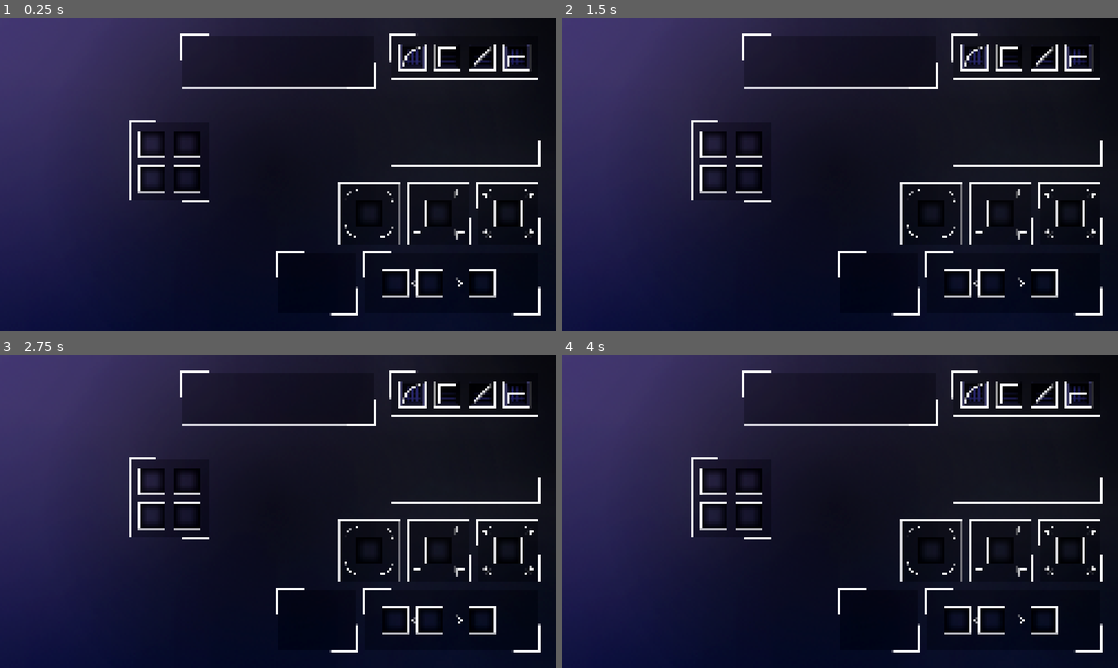
Above: before the commit, frames 1-4 (two rows, left to right).
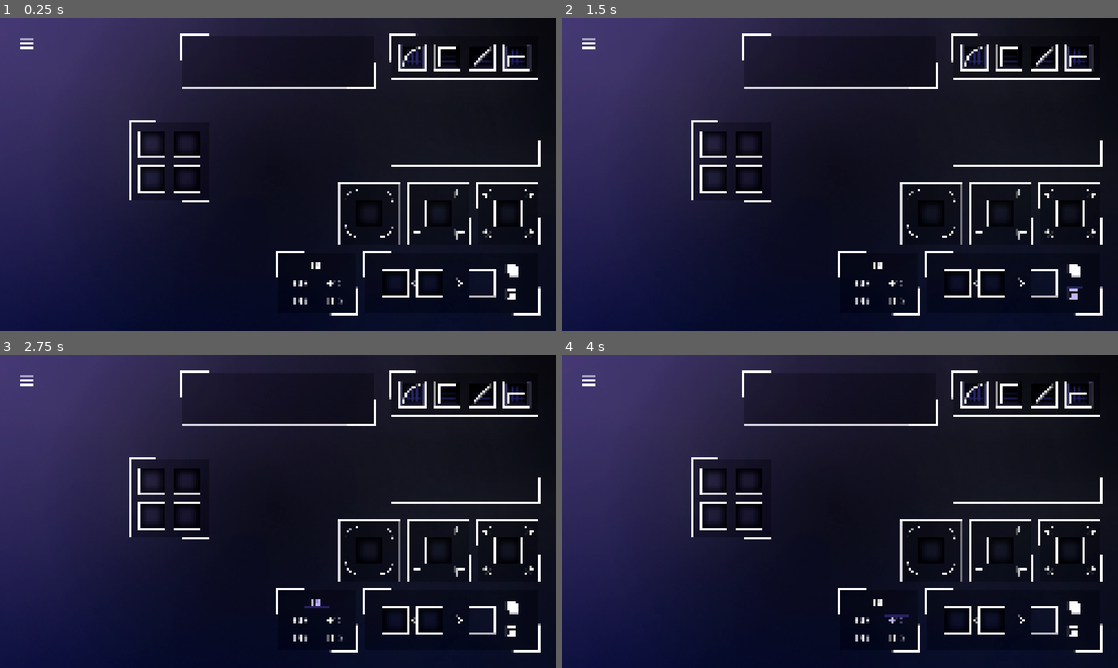
Above: after the commit, the same moments.

Repository: Jfred94/waveform-generator
Game: Godot game, scene res://Scenes/Game/game.tscn
The game is run twice, just before and just after one commit, with the same random seed, the same clock (stepped at 60 frames per second) and the same inputs.
Inputs (mouse positions are in pixels of both pictures, inside the frame that each line leads up to):
- Up to frame 1 (0.25 s): no input
- Up to frame 2 (1.5 s): click (1073, 271) at 0.52 s; click (1073, 296) at 1.27 s
- Up to frame 3 (2.75 s): click (316, 602) at 2.02 s
- Up to frame 4 (4 s): click (862, 621) at 2.77 s; click (895, 621) at 3.52 s

The runs differ from the first frame. In frame 1, 0.7% of the frame differs, in the area x 3-94%, y 6-92%; in frame 2, 0.7%; in frame 3, 0.7%; in frame 4, 0.7%.

Commit message:
more setup stuff & buttons

Diff:
--- a/WaveformGenerator/Scenes/Game/GamePanel/combine_panel.tscn
+++ b/WaveformGenerator/Scenes/Game/GamePanel/combine_panel.tscn
@@ -1,7 +1,14 @@
-[gd_scene load_steps=3 format=3 uid="uid://iv2mwcn34xpk"]
+[gd_scene load_steps=10 format=3 uid="uid://iv2mwcn34xpk"]
 
 [ext_resource type="Script" uid="uid://bun85ykhhopao" path="res://combine_panel.gd" id="1_t3nj2"]
 [ext_resource type="Texture2D" uid="uid://bj8i6ospeae23" path="res://Sprites/combine panel.png" id="2_fan46"]
+[ext_resource type="PackedScene" uid="uid://bv3oflu42ydqa" path="res://Scenes/Game/Slot/slot.tscn" id="3_fan46"]
+[ext_resource type="Texture2D" uid="uid://rstre226w5ku" path="res://Sprites/buttons/additive N.png" id="4_61cvg"]
+[ext_resource type="Texture2D" uid="uid://dm1irpa7kpt7e" path="res://Sprites/buttons/exclusive N.png" id="5_50t5j"]
+[ext_resource type="Texture2D" uid="uid://n6ipfli587h7" path="res://Sprites/buttons/additive P.png" id="5_n8ynb"]
+[ext_resource type="Texture2D" uid="uid://bdkueidlucaf0" path="res://Sprites/buttons/additive H.png" id="6_syrw3"]
+[ext_resource type="Texture2D" uid="uid://cbf30edvexueh" path="res://Sprites/buttons/exclusive P.png" id="8_lkntd"]
+[ext_resource type="Texture2D" uid="uid://crg64jk2ax2v7" path="res://Sprites/buttons/exclusive H.png" id="9_is6cw"]
 
 [node name="CombinePanel" type="Node2D"]
 script = ExtResource("1_t3nj2")
@@ -9,3 +16,27 @@
 
 [node name="background" type="Sprite2D" parent="."]
 texture = ExtResource("2_fan46")
+
+[node name="Slot" parent="." instance=ExtResource("3_fan46")]
+position = Vector2(-260, 0)
+
+[node name="Slot2" parent="." instance=ExtResource("3_fan46")]
+position = Vector2(-100, 0)
+
+[node name="Additive Button" type="TextureButton" parent="."]
+offset_left = 240.0
+offset_top = -100.0
+offset_right = 320.0
+offset_bottom = -20.0
+texture_normal = ExtResource("4_61cvg")
+texture_pressed = ExtResource("5_n8ynb")
+texture_hover = ExtResource("6_syrw3")
+
+[node name="Exclusive Button" type="TextureButton" parent="."]
+offset_left = 240.0
+offset_top = 20.0
+offset_right = 320.0
+offset_bottom = 100.0
+texture_normal = ExtResource("5_50t5j")
+texture_pressed = ExtResource("8_lkntd")
+texture_hover = ExtResource("9_is6cw")
--- a/WaveformGenerator/Scenes/Game/GamePanel/flip_panel.tscn
+++ b/WaveformGenerator/Scenes/Game/GamePanel/flip_panel.tscn
@@ -1,7 +1,8 @@
-[gd_scene load_steps=3 format=3 uid="uid://1laiga3q4jxa"]
+[gd_scene load_steps=4 format=3 uid="uid://1laiga3q4jxa"]
 
 [ext_resource type="Script" uid="uid://cduhhxgevktk0" path="res://Scenes/Game/GamePanel/flip_panel.gd" id="1_ryv10"]
 [ext_resource type="Texture2D" uid="uid://bith16k7ngnsn" path="res://Sprites/flip panel.png" id="2_grkiu"]
+[ext_resource type="PackedScene" uid="uid://bv3oflu42ydqa" path="res://Scenes/Game/Slot/slot.tscn" id="3_grkiu"]
 
 [node name="FlipPanel" type="Node2D"]
 script = ExtResource("1_ryv10")
@@ -9,3 +10,5 @@
 
 [node name="background" type="Sprite2D" parent="."]
 texture = ExtResource("2_grkiu")
+
+[node name="Slot" parent="." instance=ExtResource("3_grkiu")]
--- a/WaveformGenerator/Scenes/Game/GamePanel/hint_panel.tscn
+++ b/WaveformGenerator/Scenes/Game/GamePanel/hint_panel.tscn
@@ -1,7 +1,22 @@
-[gd_scene load_steps=3 format=3 uid="uid://dqsc2x3xbt8if"]
+[gd_scene load_steps=18 format=3 uid="uid://dqsc2x3xbt8if"]
 
 [ext_resource type="Script" uid="uid://ddm8ktcuwwnv5" path="res://Scenes/Game/GamePanel/hint_panel.gd" id="1_s1v46"]
 [ext_resource type="Texture2D" uid="uid://du0kj600xxudd" path="res://Sprites/hint panel.png" id="2_mg4wp"]
+[ext_resource type="Texture2D" uid="uid://b73rpq65sx42q" path="res://Sprites/buttons/hint 1 N.png" id="3_mg4wp"]
+[ext_resource type="Texture2D" uid="uid://cocti2g4tyafr" path="res://Sprites/buttons/hint 2 N.png" id="4_brxhr"]
+[ext_resource type="Texture2D" uid="uid://uue0k33g4tqi" path="res://Sprites/buttons/hint 1 P.png" id="4_p8x64"]
+[ext_resource type="Texture2D" uid="uid://jwbaybhkmu55" path="res://Sprites/buttons/hint 3 N.png" id="5_3srgv"]
+[ext_resource type="Texture2D" uid="uid://dthifwj064byn" path="res://Sprites/buttons/hint 1 H.png" id="5_jaa2s"]
+[ext_resource type="Texture2D" uid="uid://bgnmfq6c8eme1" path="res://Sprites/buttons/hint 4 N.png" id="6_ushnx"]
+[ext_resource type="Texture2D" uid="uid://xwras0brgyx6" path="res://Sprites/buttons/hint 5 N.png" id="7_cl2bv"]
+[ext_resource type="Texture2D" uid="uid://dgk1upi57icv7" path="res://Sprites/buttons/hint 2 P.png" id="7_gjbna"]
+[ext_resource type="Texture2D" uid="uid://dd25fcaue41kr" path="res://Sprites/buttons/hint 2 H.png" id="8_bka5o"]
+[ext_resource type="Texture2D" uid="uid://gshtbn5ufbyf" path="res://Sprites/buttons/hint 3 P.png" id="10_pqfy3"]
+[ext_resource type="Texture2D" uid="uid://boos2kqobxmo" path="res://Sprites/buttons/hint 3 H.png" id="11_4i21l"]
+[ext_resource type="Texture2D" uid="uid://1brwkddrkuo" path="res://Sprites/buttons/hint 4 P.png" id="13_vmajk"]
+[ext_resource type="Texture2D" uid="uid://c555jnj3w82gr" path="res://Sprites/buttons/hint 4 H.png" id="14_1l752"]
+[ext_resource type="Texture2D" uid="uid://pvi0hnp71tis" path="res://Sprites/buttons/hint 5 P.png" id="16_v1ypr"]
+[ext_resource type="Texture2D" uid="uid://4oui0v8mwl41" path="res://Sprites/buttons/hint 5 H.png" id="17_qqntn"]
 
 [node name="HintPanel" type="Node2D"]
 script = ExtResource("1_s1v46")
@@ -9,3 +24,48 @@
 
 [node name="background" type="Sprite2D" parent="."]
 texture = ExtResource("2_mg4wp")
+
+[node name="Hint 1 Button" type="TextureButton" parent="."]
+offset_left = -60.0
+offset_top = -100.0
+offset_right = 60.0
+offset_bottom = -60.0
+texture_normal = ExtResource("3_mg4wp")
+texture_pressed = ExtResource("4_p8x64")
+texture_hover = ExtResource("5_jaa2s")
+
+[node name="Hint 2 Button" type="TextureButton" parent="."]
+offset_left = -140.0
+offset_top = -20.0
+offset_right = -20.0
+offset_bottom = 20.0
+texture_normal = ExtResource("4_brxhr")
+texture_pressed = ExtResource("7_gjbna")
+texture_hover = ExtResource("8_bka5o")
+
+[node name="Hint 3 Button" type="TextureButton" parent="."]
+offset_left = 20.0
+offset_top = -20.0
+offset_right = 140.0
+offset_bottom = 20.0
+texture_normal = ExtResource("5_3srgv")
+texture_pressed = ExtResource("10_pqfy3")
+texture_hover = ExtResource("11_4i21l")
+
+[node name="Hint 4 Button" type="TextureButton" parent="."]
+offset_left = -140.0
+offset_top = 60.0
+offset_right = -20.0
+offset_bottom = 100.0
+texture_normal = ExtResource("6_ushnx")
+texture_pressed = ExtResource("13_vmajk")
+texture_hover = ExtResource("14_1l752")
+
+[node name="Hint 5 Button" type="TextureButton" parent="."]
+offset_left = 20.0
+offset_top = 60.0
+offset_right = 140.0
+offset_bottom = 100.0
+texture_normal = ExtResource("7_cl2bv")
+texture_pressed = ExtResource("16_v1ypr")
+texture_hover = ExtResource("17_qqntn")
--- a/WaveformGenerator/Scenes/Game/GamePanel/rotate_panel.tscn
+++ b/WaveformGenerator/Scenes/Game/GamePanel/rotate_panel.tscn
@@ -1,7 +1,8 @@
-[gd_scene load_steps=3 format=3 uid="uid://cnwanl8epiqaa"]
+[gd_scene load_steps=4 format=3 uid="uid://cnwanl8epiqaa"]
 
 [ext_resource type="Script" uid="uid://bungbeolaj0hd" path="res://Scenes/Game/GamePanel/rotate_panel.gd" id="1_5uy0o"]
 [ext_resource type="Texture2D" uid="uid://dbwuydyv2r8m8" path="res://Sprites/rotate panel.png" id="2_1jxo8"]
+[ext_resource type="PackedScene" uid="uid://bv3oflu42ydqa" path="res://Scenes/Game/Slot/slot.tscn" id="3_1jxo8"]
 
 [node name="RotatePanel" type="Node2D"]
 script = ExtResource("1_5uy0o")
@@ -9,3 +10,5 @@
 
 [node name="background" type="Sprite2D" parent="."]
 texture = ExtResource("2_1jxo8")
+
+[node name="Slot" parent="." instance=ExtResource("3_1jxo8")]
--- a/WaveformGenerator/Scenes/Game/GamePanel/shape_panel.tscn
+++ b/WaveformGenerator/Scenes/Game/GamePanel/shape_panel.tscn
@@ -1,7 +1,8 @@
-[gd_scene load_steps=3 format=3 uid="uid://ce22ujjk7qnsh"]
+[gd_scene load_steps=4 format=3 uid="uid://ce22ujjk7qnsh"]
 
 [ext_resource type="Script" uid="uid://b8uoa5quet82d" path="res://Scenes/Game/GamePanel/shape_panel.gd" id="1_dcaey"]
 [ext_resource type="Texture2D" uid="uid://dq06bdrvg8cqx" path="res://Sprites/shape panel.png" id="2_dfvqg"]
+[ext_resource type="PackedScene" uid="uid://bv3oflu42ydqa" path="res://Scenes/Game/Slot/slot.tscn" id="3_dfvqg"]
 
 [node name="ShapePanel" type="Node2D"]
 script = ExtResource("1_dcaey")
@@ -9,3 +10,15 @@
 
 [node name="background" type="Sprite2D" parent="."]
 texture = ExtResource("2_dfvqg")
+
+[node name="Slot" parent="." instance=ExtResource("3_dfvqg")]
+position = Vector2(-80, -80)
+
+[node name="Slot2" parent="." instance=ExtResource("3_dfvqg")]
+position = Vector2(80, -80)
+
+[node name="Slot3" parent="." instance=ExtResource("3_dfvqg")]
+position = Vector2(80, 80)
+
+[node name="Slot4" parent="." instance=ExtResource("3_dfvqg")]
+position = Vector2(-80, 80)
--- a/WaveformGenerator/Scenes/Game/GamePanel/shrink_panel.tscn
+++ b/WaveformGenerator/Scenes/Game/GamePanel/shrink_panel.tscn
@@ -1,7 +1,8 @@
-[gd_scene load_steps=3 format=3 uid="uid://dyn3uru2wyu0i"]
+[gd_scene load_steps=4 format=3 uid="uid://dyn3uru2wyu0i"]
 
 [ext_resource type="Script" uid="uid://byw0m15gxdoii" path="res://Scenes/Game/GamePanel/shrink_panel.gd" id="1_o2brr"]
 [ext_resource type="Texture2D" uid="uid://dsadt3fno7fdv" path="res://Sprites/shrink panel.png" id="2_p8tky"]
+[ext_resource type="PackedScene" uid="uid://bv3oflu42ydqa" path="res://Scenes/Game/Slot/slot.tscn" id="3_p8tky"]
 
 [node name="ShrinkPanel" type="Node2D"]
 script = ExtResource("1_o2brr")
@@ -9,3 +10,5 @@
 
 [node name="background" type="Sprite2D" parent="."]
 texture = ExtResource("2_p8tky")
+
+[node name="Slot" parent="." instance=ExtResource("3_p8tky")]
--- /dev/null
+++ b/WaveformGenerator/Scenes/Game/Slot/slot.gd
@@ -0,0 +1,11 @@
+extends Node2D
+
+
+# Called when the node enters the scene tree for the first time.
+func _ready() -> void:
+	pass # Replace with function body.
+
+
+# Called every frame. 'delta' is the elapsed time since the previous frame.
+func _process(delta: float) -> void:
+	pass
--- /dev/null
+++ b/WaveformGenerator/Scenes/Game/Slot/slot.tscn
@@ -0,0 +1,10 @@
+[gd_scene load_steps=3 format=3 uid="uid://bv3oflu42ydqa"]
+
+[ext_resource type="Script" uid="uid://bv3lnotf27dv8" path="res://Scenes/Game/Slot/slot.gd" id="1_c42ye"]
+[ext_resource type="Texture2D" uid="uid://ldc6j82r5p6k" path="res://Sprites/slot.png" id="2_ydu5w"]
+
+[node name="Slot" type="Node2D"]
+script = ExtResource("1_c42ye")
+
+[node name="Sprite2D" type="Sprite2D" parent="."]
+texture = ExtResource("2_ydu5w")
--- a/WaveformGenerator/Scenes/Game/game.tscn
+++ b/WaveformGenerator/Scenes/Game/game.tscn
@@ -57,6 +57,9 @@
 [ext_resource type="Texture2D" uid="uid://dcyv1u51ir6a3" path="res://Sprites/shapes/small rectangle x small rectangle f.png" id="44_l47d4"]
 [ext_resource type="Texture2D" uid="uid://dpqxrpnc8qmsr" path="res://Sprites/shapes/small rectangle x small inv circle.png" id="45_5s13o"]
 [ext_resource type="Texture2D" uid="uid://b2uov2hdrlyg6" path="res://Sprites/shapes/small rectangle f x small inv circle.png" id="46_bcbly"]
+[ext_resource type="Texture2D" uid="uid://ddwrmdspwf4x" path="res://Sprites/buttons/menu N.png" id="58_71giq"]
+[ext_resource type="Texture2D" uid="uid://bec13fwpu4uur" path="res://Sprites/buttons/menu P.png" id="59_a4qm0"]
+[ext_resource type="Texture2D" uid="uid://1uy7yv6aq3y" path="res://Sprites/buttons/menu H.png" id="60_2gid3"]
 
 [sub_resource type="Environment" id="Environment_qikps"]
 background_mode = 3
@@ -124,3 +127,13 @@
 
 [node name="Visualizer" parent="GameCanvasLayer/background" instance=ExtResource("12_ypmwd")]
 position = Vector2(280, 1160)
+
+[node name="Menu Button" type="TextureButton" parent="GameCanvasLayer/background"]
+layout_mode = 0
+offset_left = 80.0
+offset_top = 80.0
+offset_right = 160.0
+offset_bottom = 160.0
+texture_normal = ExtResource("58_71giq")
+texture_pressed = ExtResource("59_a4qm0")
+texture_hover = ExtResource("60_2gid3")
--- a/WaveformGenerator/project.godot
+++ b/WaveformGenerator/project.godot
@@ -19,8 +19,8 @@
 
 window/size/viewport_width=2560
 window/size/viewport_height=1440
-window/size/window_width_override=960
-window/size/window_height_override=540
+window/size/window_width_override=1280
+window/size/window_height_override=720
 window/stretch/mode="canvas_items"
 window/stretch/aspect="expand"
 window/vsync/vsync_mode=2
Not shown, added: WaveformGenerator/Scenes/Game/Slot/slot.gd.uid
Not shown: 1 places in WaveformGenerator/Scenes/Game/game.tscn that only renumber resources
Binary file added: WaveformGenerator/Sprites/buttons/additive H.png
Not shown, added: WaveformGenerator/Sprites/buttons/additive H.png.import
Binary file added: WaveformGenerator/Sprites/buttons/additive N.png
Not shown, added: WaveformGenerator/Sprites/buttons/additive N.png.import
Binary file added: WaveformGenerator/Sprites/buttons/additive P.png
Not shown, added: WaveformGenerator/Sprites/buttons/additive P.png.import
Binary file added: WaveformGenerator/Sprites/buttons/exclusive H.png
Not shown, added: WaveformGenerator/Sprites/buttons/exclusive H.png.import
Binary file added: WaveformGenerator/Sprites/buttons/exclusive N.png
Not shown, added: WaveformGenerator/Sprites/buttons/exclusive N.png.import
(and 45 more such lines)
